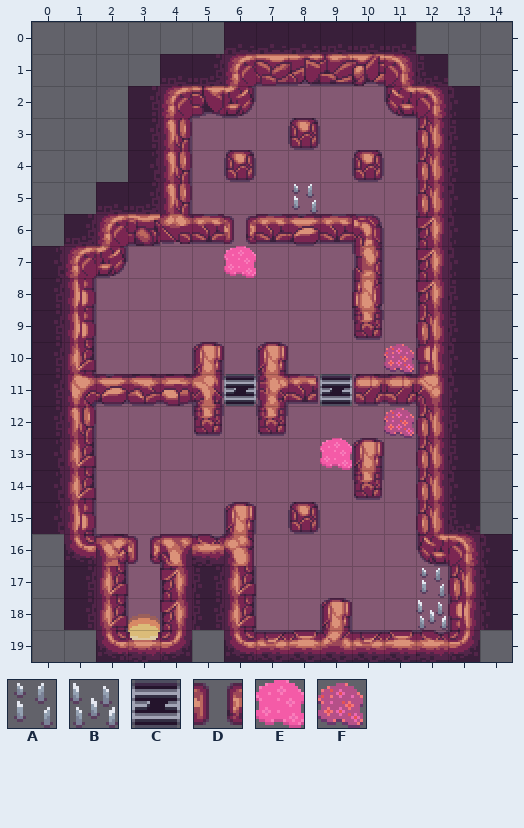
Two states of a Tiled map, assets/maps/chapters/sergejdemo/Level_Demo18.tmx. Above, as it was before the edit.
Cells are 16x16 px. Shown: x 0..14, y 0..19.
Key: from "Cave": A 326, B 359; from "sprites": C 113, D 121, E 148, F 162.
_ is an empty cell.
Layers that did not change in this view are not listed.
Layer "Art_Gameplay" before, first column x 0:
 0 _______________
 1 _______________
 2 _______________
 3 _______________
 4 _______________
 5 ________A______
 6 ______D________
 7 ______E________
 8 _______________
 9 _______________
10 ___________F___
11 ______C__C_____
12 ___________F___
13 _________E_____
14 _______________
15 _______________
16 ___D___________
17 ____________A__
18 ____________B__
19 _______________
Once edited:
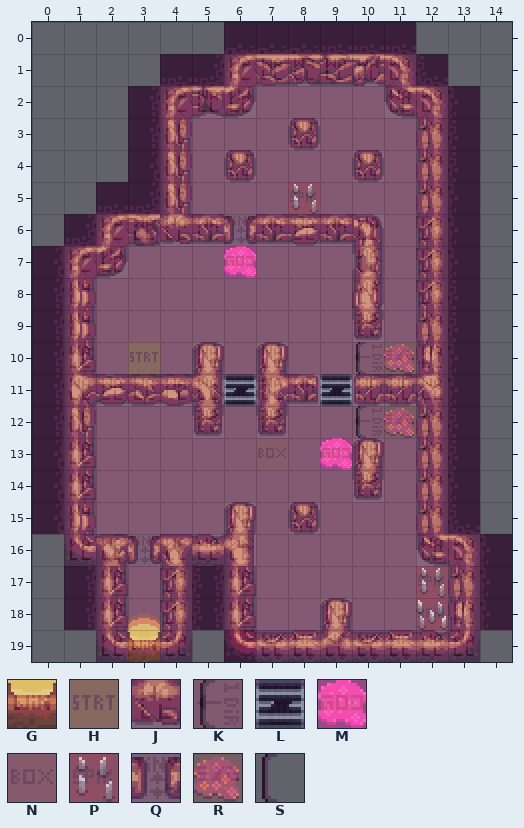
Further tiles: from "GameplayTileset": G 0, H 1, J 2, K 3 turned 90, L 4, M 5, N 10, P 16, Q 20, R 27; from "sprites": S 87 turned 90.
Tiles of an added or newly shown layer are drawn over the layers below it.
See-through tiles are keyed as they look on the map.
Changes in this commit:
Changed rows in their new state; . is an unchanged cell.
Layer "Art_Gameplay":
first column x 10:
10 S
12 S
Layer "Gameplay" (now shown):
first column x 1:
 1 .....JJJJJJ..
 2 ...JJJ....JJ.
 3 ...J...J...J.
 4 ...J.J...J.J.
 5 ...J...P...J.
 6 .JJJJQJJJJ.J.
 7 JJ...M...J.J.
 8 J........J.J.
 9 J........J.J.
10 J.H.J.J..KRJ.
11 JJJJJLJJLJJJ.
12 J...J.J..KRJ.
13 J.....N.MJ.J.
14 J........J.J.
15 J....J.J...J.
16 JJQJJJ.....JJ
17 .J.J.J.....PJ
18 .J.J.J..J..PJ
19 .JGJ..JJJJJJJ
Changed places in both pictures, as pixel boxes (x1, y1, x2, y2):
added: (64, 54, 480, 662)
